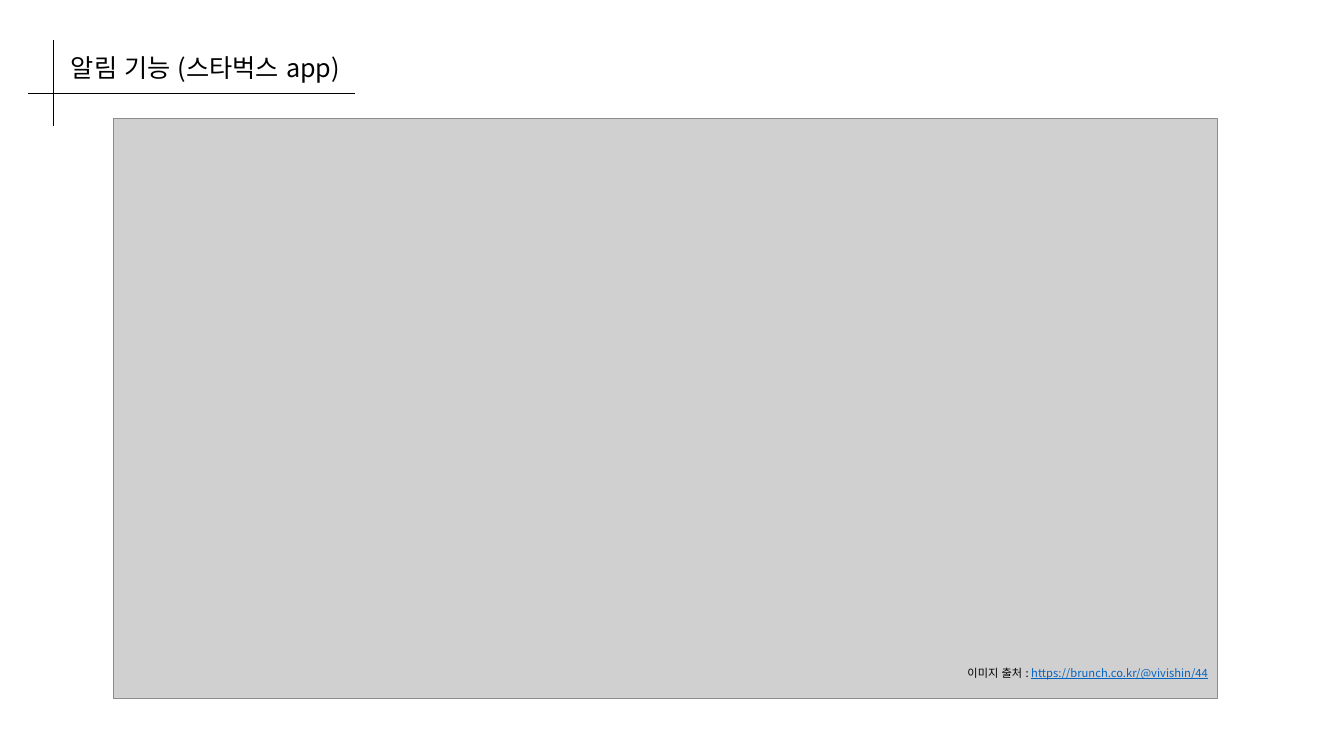
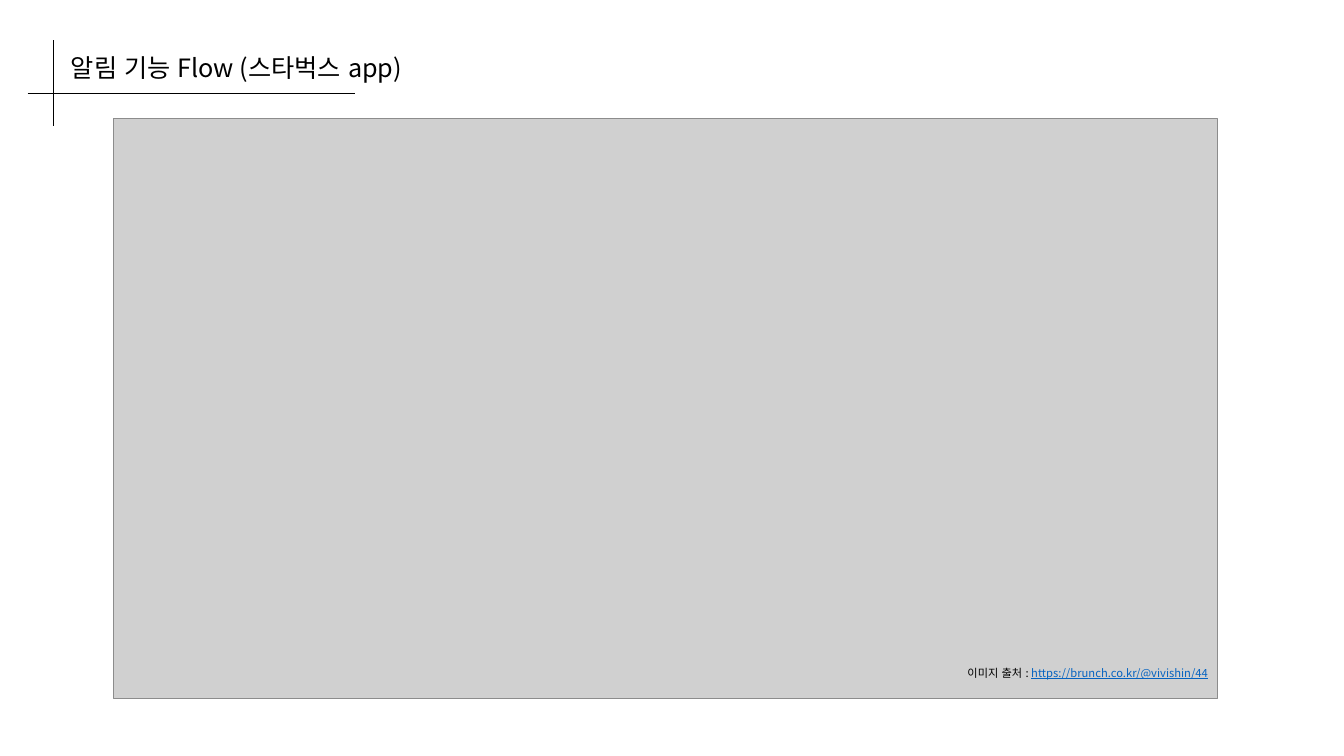
Before and after one commit to Coffee-Street/Document, a slide deck: slide 22 of assets/Planning/0_coffee_street.pptx (slide 12 before the commit). Drawn at 1344x756 pixels with LibreOffice and Linux fonts; fonts in the diff are those of the drawing; grey boxes stand for pictures. Boxes give left, top, right and bottom in pixels: in the first picture for what was removed or moved away, otherwise in the second. Text is boxed around its words. In the diff, an @@ line names an element or a change of style, - is before the commit and + after.

```diff
--- a/assets/Planning/0_coffee_street.pptx
+++ b/assets/Planning/0_coffee_street.pptx
@@ text at box(71, 56, 402, 83): text changed @@
-알림 기능 (스타벅스 app)
+알림 기능 Flow (스타벅스 app)
```
Also in this commit, not shown: 5 other slides changed, 12 slides added, 9 slides removed, 32 other files.
